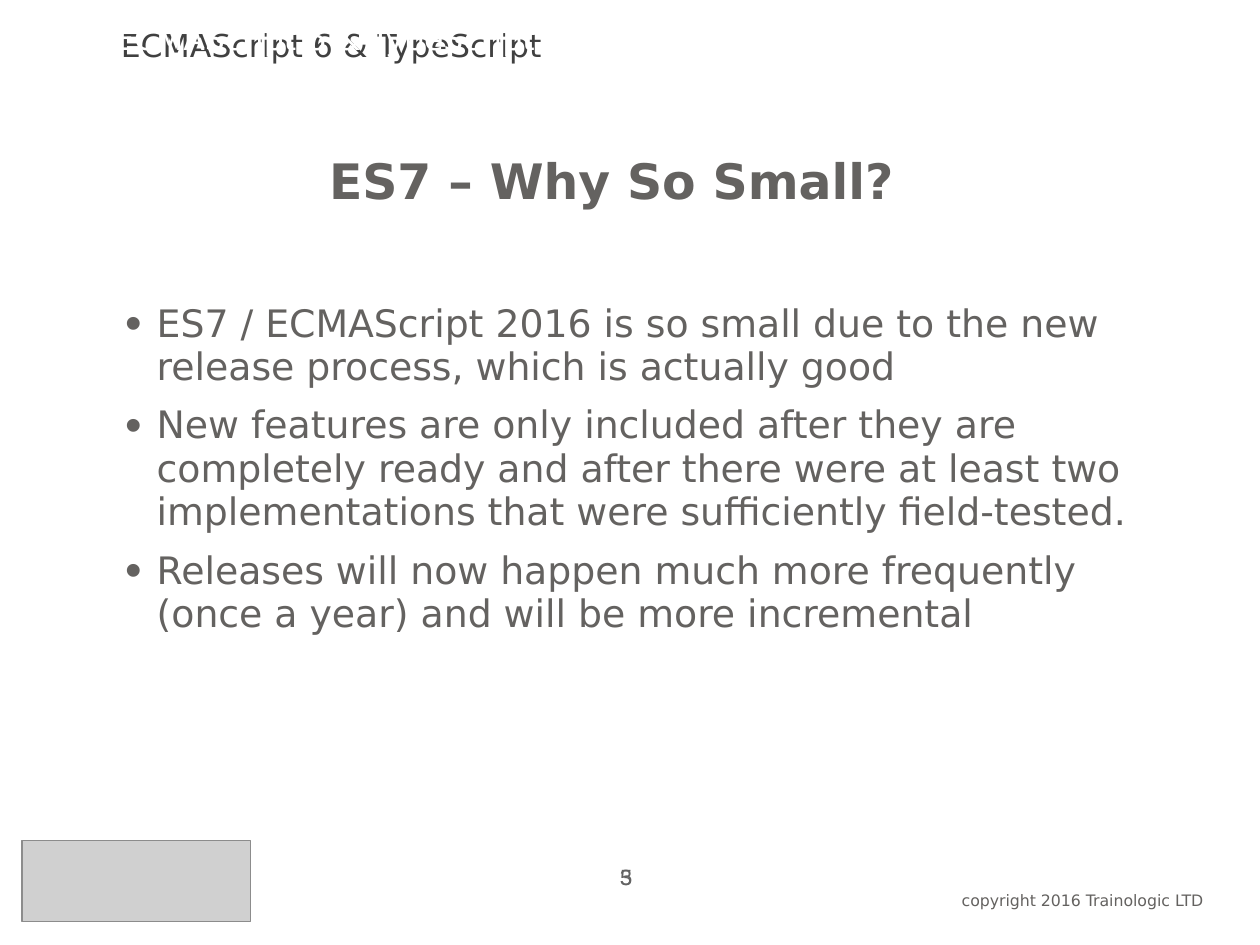
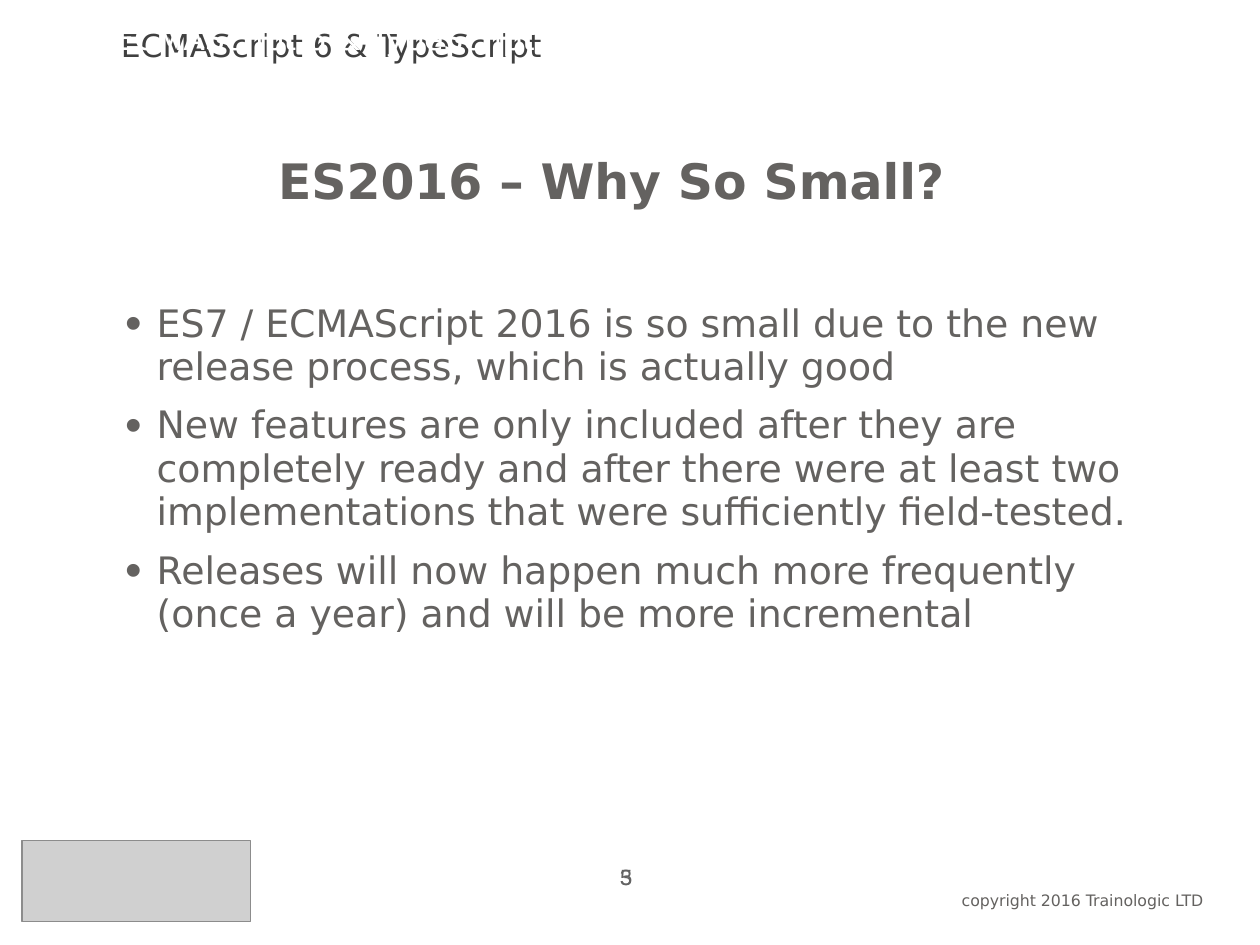
Before and after one commit to oricalvo/course-amdocs-angular, a slide deck: slide 5 of PPTs/01 ECMAScript & Typescript.ppt. Drawn at 1260x945 pixels with LibreOffice and Linux fonts; fonts in the diff are those of the drawing; grey boxes stand for pictures; background and template pictures are left out. Boxes give left, top, right and bottom in pixels: in the first picture for what was removed or moved away, otherwise in the second. Text is boxed around its words. In the diff, an @@ line names an element or a change of style, - is before the commit and + after.

```diff
--- a/PPTs/01 ECMAScript & Typescript.ppt
+++ b/PPTs/01 ECMAScript & Typescript.ppt
@@ text at (278, 162, 945, 210): text changed @@
-ES7 – Why So Small?
+ES2016 – Why So Small?
```
Also in this commit, not shown: 5 other slides changed, 1 slide added, 2 slides removed, 12 other files.
